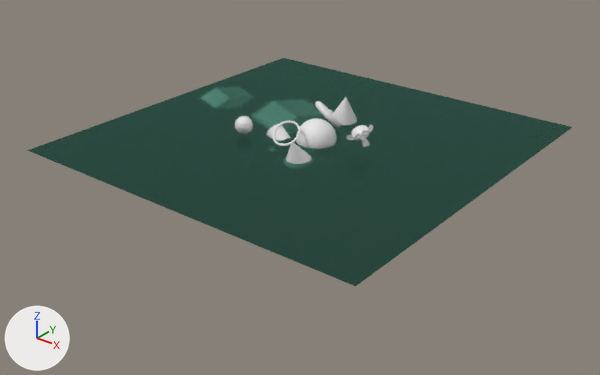
One commit to the Blender file materials/water.blend: the scene before it, then after it.
Both versions are drawn from a 50 mm lens placed at (50.9, -65.2, 39.0), pointed at (-0.7, -0.7, -1.0). The axes (+X, +Y, +Z) are drawn at lower left. The lights are the same throughout.

Script lines for the objects in view, before the commit:
```python
me_plane_001 = bpy.data.meshes.new('Plane.001')
me_plane_001.from_pydata(...)  # 4 vertices, 1 face; spans x -20.8..20.8, y -20.8..20.8, z 4.8
me_plane_001.materials.append(mat_water)
me_sphere_001 = bpy.data.meshes.new('Sphere.001')
me_sphere_001.from_pydata(...)  # 1986 vertices, 2048 faces; spans x -1.0..1.0, y -1.0..1.0, z -1.0..1.0
me_sphere_001.polygons.foreach_set('use_smooth', [True] * 2048)
ob_plane = bpy.data.objects.new('Plane', me_plane_001)
ob_plane.location = (0.0, 0.0, 0.0)
ob_sphere_001 = bpy.data.objects.new('Sphere.001', me_sphere_001)
ob_sphere_001.location = (1.0, 0.0, 5.0)
ob_sphere_001.scale = (2.16, 2.16, 2.16)
```
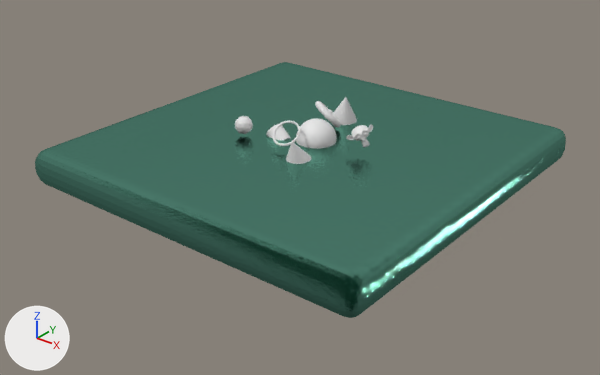
The change, as a list of edits to the scene's bpy script:
```text
Change me_plane_001:
    used by ob_plane; location = (0.0, 0.0, 0.0)
    remove me_plane_001.from_pydata(...)  # 4 vertices, 1 face; spans x -20.8..20.8, y -20.8..20.8, z 4.8
    add me_plane_001.from_pydata(...)  # 968 vertices, 966 faces; spans x -20.8..20.8, y -20.8..20.8, z 0.8..4.8
    me_plane_001 part 1: 964 vertices added at x -20.8..20.8, y -20.8..20.8, z 0.8..4.8
Change ob_plane:
    add _m = ob_plane.modifiers.new('Subdivision', 'SUBSURF')
    add _m.use_adaptive_subdivision = True
```

Location of each change, [x1, y1, x2, y2] in pixels of the pictures (600 x 375 px):
'Plane', reshaped, modifiers changed (12% taller)
    before: [27, 58, 572, 286]
    after: [35, 62, 566, 318]
part 1 of me_plane_001, added (green)
    after: [35, 62, 566, 318]
